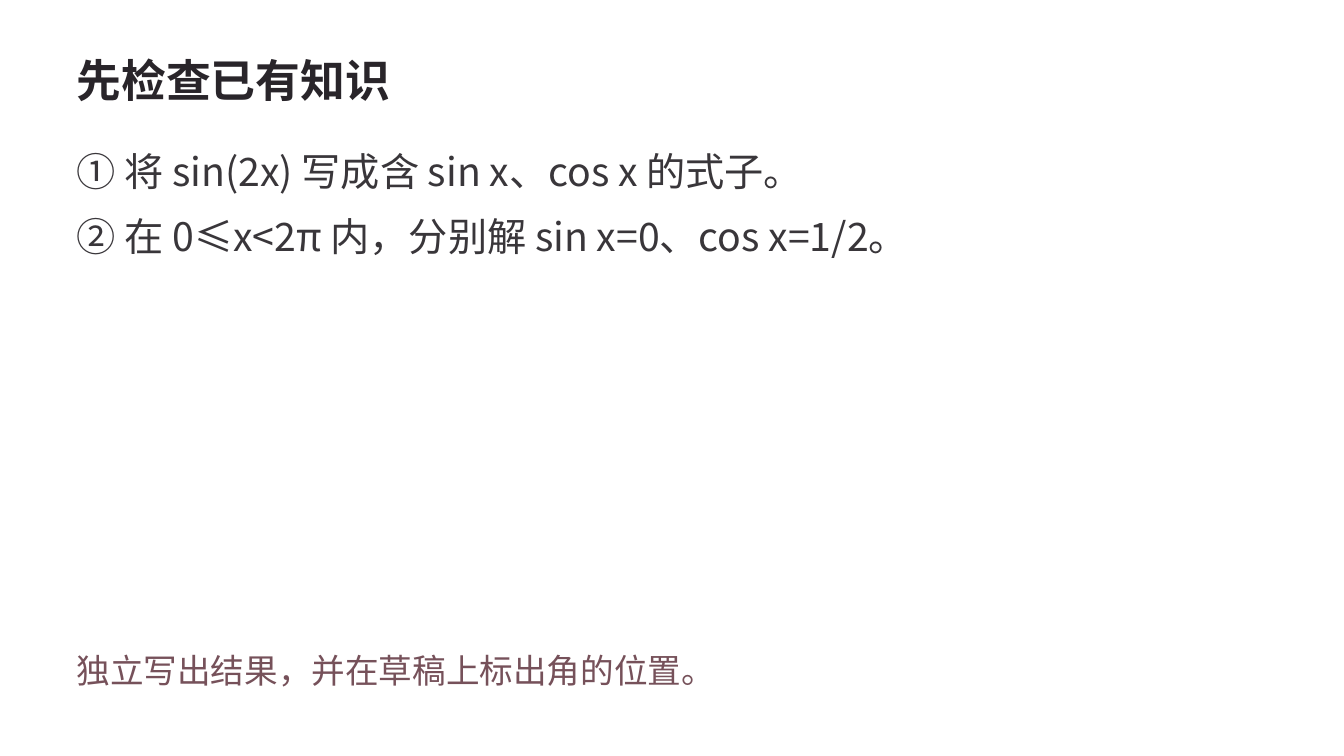
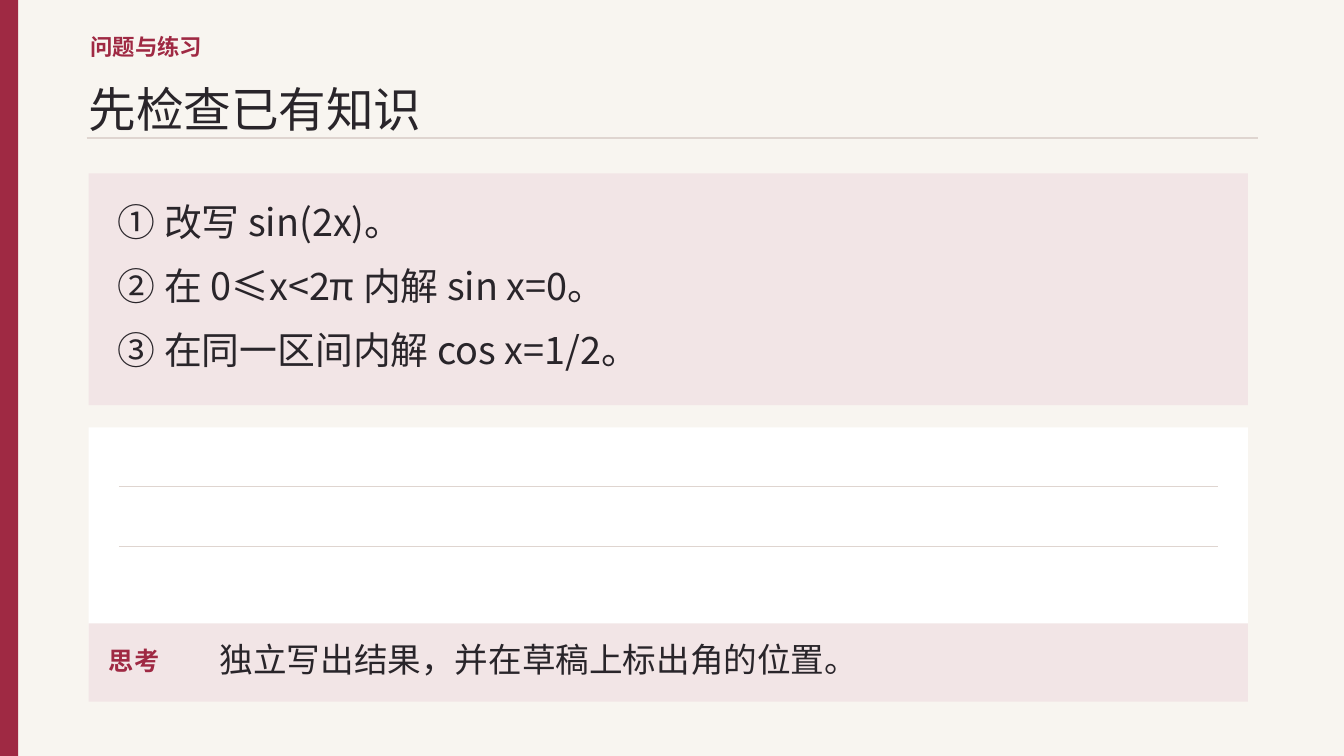
Before and after one commit to jrhhhh/math-homework-agent, a slide deck: slide 3 of lesson-materials-builder/assets/examples/trigonometric/lesson.pptx. Drawn at 1344x756 pixels with LibreOffice and Linux fonts; fonts in the diff are those of the drawing. Boxes give left, top, right and bottom in pixels: in the first picture for what was removed or moved away, otherwise in the second. Text is boxed around its words. In the diff, an @@ line names an element or a change of style, - is before the commit and + after.

```diff
--- a/lesson-materials-builder/assets/examples/trigonometric/lesson.pptx
+++ b/lesson-materials-builder/assets/examples/trigonometric/lesson.pptx
@@ background #FFFFFF to #F8F5F0 @@
@@ rectangle added at (0, 0, 18, 756), fill #9F2943 @@
@@ text added at (91, 36, 203, 57), 16 pt, text #9F2943, bold @@
+问题与练习
@@ text "先检查已有知识": place and size @@
-text "先检查已有知识" at (77, 58, 391, 101)
+text "先检查已有知识" at (89, 87, 422, 131)
@@ text "先检查已有知识" at (89, 87, 422, 131): size 32 to 34 pt, bold off; line spacing 1 to 45.9pt; more space between paragraphs; vertical alignment middle to top @@
@@ line added from (87, 138) to (1258, 138), #DFD5D0 1.2 pt @@
@@ rectangle added at (89, 173, 1248, 405), fill #F2E5E6 @@
@@ text at (118, 204, 639, 371): text changed; size 28 to 27 pt; text colour #39363A to #29252A @@
-① 将 sin(2x) 写成含 sin x、cos x 的式子。
-② 在 0≤x<2π 内，分别解 sin x=0、cos x=1/2。
+① 改写 sin(2x)。
+② 在 0≤x<2π 内解 sin x=0。
+③ 在同一区间内解 cos x=1/2。
@@ rectangle added at (89, 427, 1248, 670), fill #FFFFFF @@
@@ line added from (119, 487) to (1218, 487), #DFD5D0 0.5 pt @@
@@ line added from (119, 546) to (1218, 546), #DFD5D0 0.5 pt @@
@@ rectangle added at (89, 623, 1248, 702), fill #F2E5E6 @@
@@ text added at (109, 648, 159, 672), 18 pt, text #9F2943, bold @@
+思考
@@ text "独立写出结果，并在草稿上标出角的位置。": place and size @@
-text "独立写出结果，并在草稿上标出角的位置。" at (77, 654, 715, 687)
+text "独立写出结果，并在草稿上标出角的位置。" at (220, 643, 858, 676)
@@ text "独立写出结果，并在草稿上标出角的位置。" at (220, 643, 858, 676): text colour #76515A to #29252A; line spacing 33.8pt to 32.4pt; more space between paragraphs; vertical alignment middle to top @@
```
Also in this commit, not shown: 20 other slides changed, 24 other files.
